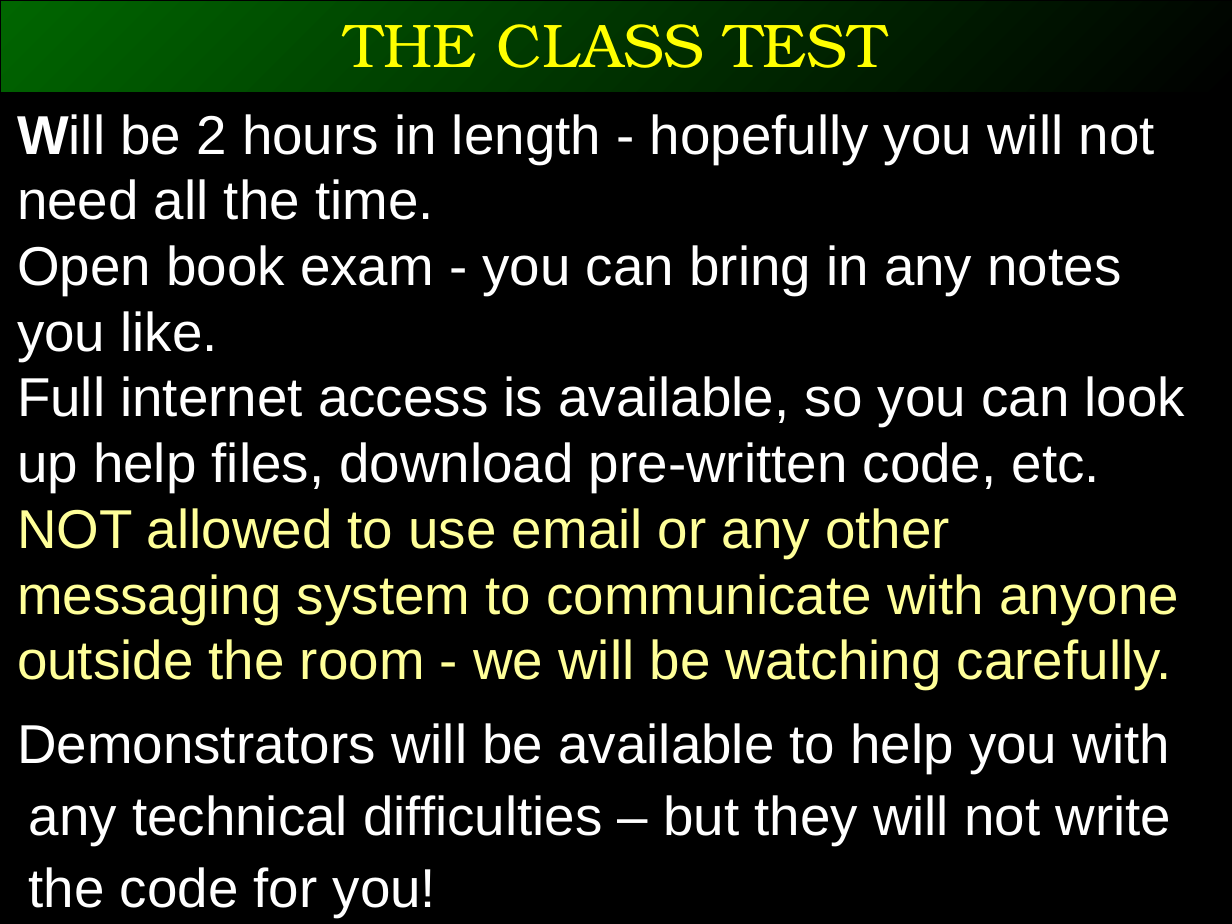
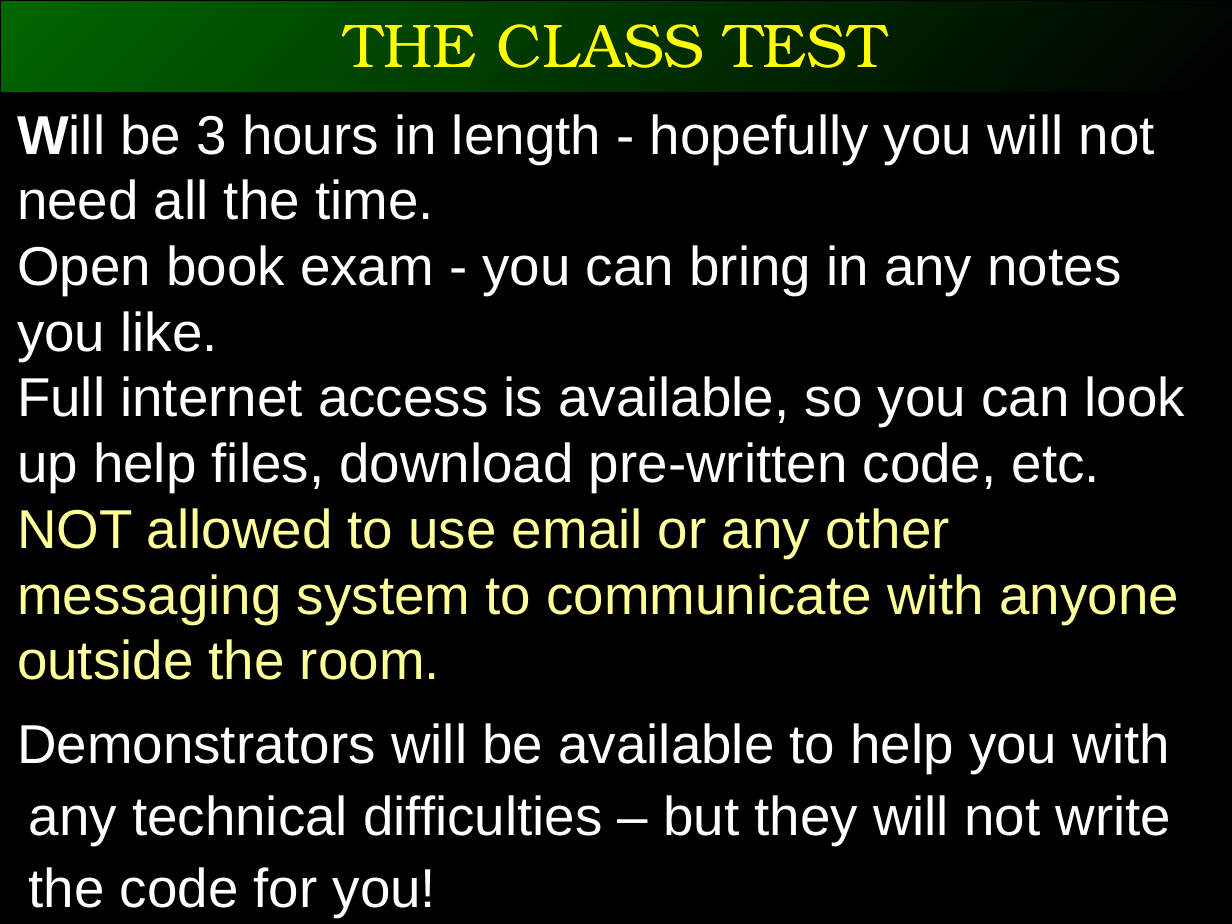
Before and after one commit to ggorman/Introduction-to-stats-for-geoscientists, a slide deck: slide 10 of slides/CSFG8.pptx (slide 11 before the commit). Drawn at 1232x924 pixels with LibreOffice and Linux fonts; fonts in the diff are those of the drawing. Boxes give left, top, right and bottom in pixels: in the first picture for what was removed or moved away, otherwise in the second. Text is boxed around its words. In the diff, an @@ line names an element or a change of style, - is before the commit and + after.

```diff
--- a/slides/CSFG8.pptx
+++ b/slides/CSFG8.pptx
@@ text at (x1=17, y1=114, x2=1155, y2=220): text changed @@
-Will be 2 hours in length - hopefully you will not need all the time.
+Will be 3 hours in length - hopefully you will not need all the time.
@@ text at (x1=17, y1=508, x2=1179, y2=680): text changed @@
-NOT allowed to use email or any other messaging system to communicate with anyone outside the room - we will be watching carefully.
+NOT allowed to use email or any other messaging system to communicate with anyone outside the room.
```
Also in this commit, not shown: 2 other slides changed, 1 slide removed, 3 other files.
